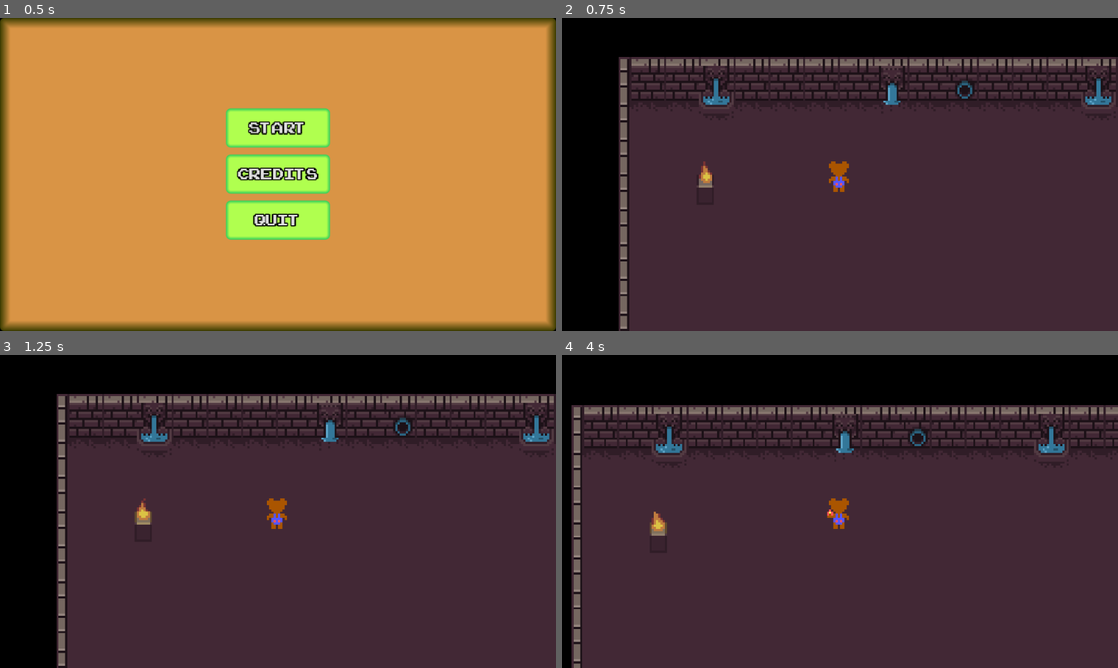
Above: before the commit, frames 1-4 (two rows, left to right).
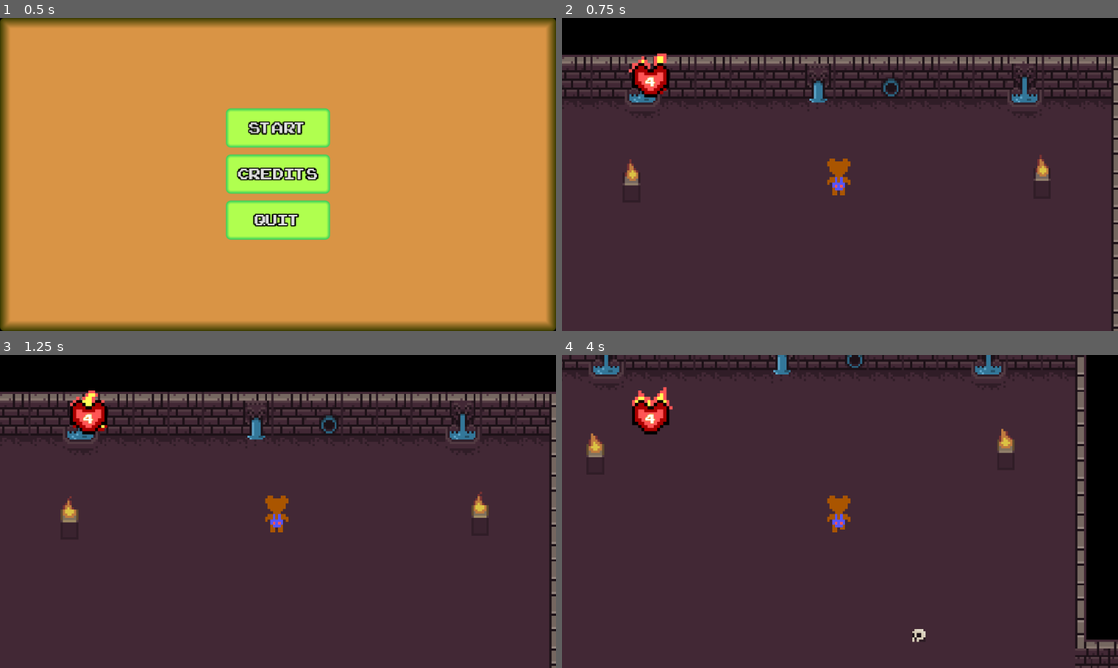
Above: after the commit, the same moments.

Repository: blauhschwert/GrizzylPaw
Game: Godot game, scene res://scenes/Main.tscn
Two runs of this game, one before a commit and one after it. Both use one fixed random seed, a clock stepped at 60 frames per second and the inputs below.
Inputs:
- Up to frame 1 (0.5 s): no input
- Up to frame 2 (0.75 s): click "Start" at 0.5 s
- Up to frame 3 (1.25 s): no input
- Up to frame 4 (4 s): hold Right (move_right) 1.28-2.03 s; tap Space (attack) every 0.75 s from 1.35 to 3.6 s; hold Down (move_down) 2.03-2.78 s; hold Right (move_right) 2.78-3.53 s; hold Up (move_up) from 3.53 s (still down)

Frame 1 is identical in both runs. In frame 2, 19% of the frame differs, in the area x 0-100%, y 11-100%; in frame 3, 19%; in frame 4, 30%, in the area x 0-100%, y 0-100%.

Commit message:
better updates for comming days

Diff:
--- a/project.godot
+++ b/project.godot
@@ -22,6 +22,10 @@
 window/size/window_width_override=960
 window/size/window_height_override=540
 window/stretch/mode="canvas_items"
+
+[global_group]
+
+player=""
 
 [input]
 
@@ -62,6 +66,7 @@
 2d_physics/layer_3="Obstacles"
 2d_physics/layer_4="Walls"
 2d_physics/layer_5="PickUps"
+2d_physics/layer_6="Interactables"
 
 [physics]
 
--- a/scenes/Game.tscn
+++ b/scenes/Game.tscn
@@ -1,7 +1,15 @@
 [gd_scene format=3 uid="uid://ciqkx5smrmefs"]
 
+[ext_resource type="Script" uid="uid://8otir2sh8cx1" path="res://scenes/game.gd" id="1_cpr0p"]
 [ext_resource type="PackedScene" uid="uid://cuaaejtq82dm" path="res://scenes/levels/world00.tscn" id="1_ibkli"]
+[ext_resource type="PackedScene" uid="uid://cc057icedsgcn" path="res://scenes/hud/hud.tscn" id="2_qbsmt"]
 
 [node name="Game" type="Node2D" unique_id=1424945217]
+script = ExtResource("1_cpr0p")
 
 [node name="World00" parent="." unique_id=2009047631 instance=ExtResource("1_ibkli")]
+
+[node name="CanvasLayer" type="CanvasLayer" parent="." unique_id=1536567012]
+
+[node name="LiveContainer" parent="CanvasLayer" unique_id=1290572932 instance=ExtResource("2_qbsmt")]
+scale = Vector2(1.2, 1.2)
--- a/scenes/enemys/enemy_base.gd
+++ b/scenes/enemys/enemy.gd
@@ -3,17 +3,25 @@
 
 @export var enemy_texture : Array[PackedScene]
 @export var player_reference : Player
+@export var xp_drop : PackedScene
+
+const FRICTION = 300
 
 var speed = randf_range(15, 25)
 var is_moving : bool = false
+var is_knocked : bool = false
 
-@onready var player = get_node("/root/Game/World00/Player")
+@onready var player
 @onready var live_bar: LiveBar = $LiveBar
 
 # Called when the node enters the scene tree for the first time.
 func _ready() -> void:
 	var enemy_sprite = enemy_texture.pick_random().instantiate()
 	add_child(enemy_sprite)
+
+	player = get_tree().get_first_node_in_group("player")
+
+	live_bar.hide()
 
 
 # Called every frame. 'delta' is the elapsed time since the previous frame.
@@ -22,14 +30,32 @@
 		var direction = global_position.direction_to(player.global_position)
 		velocity = direction * speed
 		move_and_slide()
+	elif is_knocked == true:
+		velocity = velocity.move_toward(Vector2.ZERO, FRICTION * delta)
+		move_and_slide()
+		await get_tree().create_timer(0.3).timeout
+		is_moving = true
 
 func take_damage(amount) -> void:
 	live_bar.reduce_health.emit(amount)
+	velocity = Vector2.ONE * 65 * amount / 3
+	is_moving = false
+	is_knocked = true
 
 func _on_live_bar_health_depleted() -> void:
+	var xp_gem_drop = xp_drop.instantiate()
+	xp_gem_drop.global_position = global_position
+	get_node("/root").add_child(xp_gem_drop)
 	queue_free()
 
 
 func _on_vision_range_body_entered(body: Node2D) -> void:
 	if body is Player:
+		live_bar.show()
 		is_moving = true
+
+
+func _on_vision_range_body_exited(body: Node2D) -> void:
+	if body is Player:
+		live_bar.hide()
+		is_moving = false
--- /dev/null
+++ b/scenes/enemys/enemy.tscn
@@ -0,0 +1,39 @@
+[gd_scene format=3 uid="uid://ck7rhl47b4g6f"]
+
+[ext_resource type="Script" uid="uid://dcra6y18ynixn" path="res://scenes/enemys/enemy.gd" id="1_gqrf6"]
+[ext_resource type="PackedScene" uid="uid://b3r1lu2l43wp7" path="res://scenes/enemys/resource/enemy_textures/base_enemy.tscn" id="2_qqrh6"]
+[ext_resource type="PackedScene" uid="uid://cntuap536j27" path="res://scenes/enemys/resource/enemy_textures/soldier_enemy.tscn" id="3_ovbqi"]
+[ext_resource type="PackedScene" uid="uid://do5kvgu0577oq" path="res://scenes/enemys/resource/enemy_textures/extrem_enemy.tscn" id="4_1nfk7"]
+[ext_resource type="PackedScene" uid="uid://ce7ck3af14qqd" path="res://scenes/gems/gems.tscn" id="5_qqrh6"]
+[ext_resource type="PackedScene" uid="uid://dlxgtjvvlvjw7" path="res://scenes/enemys/live_bar/live_bar.tscn" id="5_yg0om"]
+
+[sub_resource type="CapsuleShape2D" id="CapsuleShape2D_j5cx7"]
+height = 20.0
+
+[sub_resource type="CircleShape2D" id="CircleShape2D_k6btd"]
+radius = 64.0
+
+[node name="EnemyBase" type="CharacterBody2D" unique_id=162551966]
+collision_layer = 2
+motion_mode = 1
+script = ExtResource("1_gqrf6")
+enemy_texture = Array[PackedScene]([ExtResource("2_qqrh6"), ExtResource("3_ovbqi"), ExtResource("4_1nfk7")])
+xp_drop = ExtResource("5_qqrh6")
+
+[node name="CollisionShape2D" type="CollisionShape2D" parent="." unique_id=1425569753]
+shape = SubResource("CapsuleShape2D_j5cx7")
+
+[node name="LiveBar" parent="." unique_id=556861014 instance=ExtResource("5_yg0om")]
+offset_left = 0.0
+offset_top = -16.0
+offset_right = 0.0
+offset_bottom = -16.0
+
+[node name="VisionRange" type="Area2D" parent="." unique_id=616202389]
+
+[node name="CollisionShape2D" type="CollisionShape2D" parent="VisionRange" unique_id=79700139]
+shape = SubResource("CircleShape2D_k6btd")
+
+[connection signal="health_depleted" from="LiveBar" to="." method="_on_live_bar_health_depleted"]
+[connection signal="body_entered" from="VisionRange" to="." method="_on_vision_range_body_entered"]
+[connection signal="body_exited" from="VisionRange" to="." method="_on_vision_range_body_exited"]
--- a/scenes/enemys/enemy_base.tscn
+++ /dev/null
@@ -1,36 +0,0 @@
-[gd_scene format=3 uid="uid://ck7rhl47b4g6f"]
-
-[ext_resource type="Script" uid="uid://dcra6y18ynixn" path="res://scenes/enemys/enemy_base.gd" id="1_1c1br"]
-[ext_resource type="PackedScene" uid="uid://b3r1lu2l43wp7" path="res://scenes/enemys/resource/base_enemy.tscn" id="2_j5cx7"]
-[ext_resource type="PackedScene" uid="uid://cntuap536j27" path="res://scenes/enemys/resource/soldier_enemy.tscn" id="3_k6btd"]
-[ext_resource type="PackedScene" uid="uid://do5kvgu0577oq" path="res://scenes/enemys/resource/extrem_enemy.tscn" id="4_tybg1"]
-[ext_resource type="PackedScene" uid="uid://dlxgtjvvlvjw7" path="res://scenes/enemys/live_bar/live_bar.tscn" id="5_k6btd"]
-
-[sub_resource type="CapsuleShape2D" id="CapsuleShape2D_j5cx7"]
-radius = 8.0
-height = 16.0
-
-[sub_resource type="CircleShape2D" id="CircleShape2D_k6btd"]
-radius = 64.0
-
-[node name="EnemyBase" type="CharacterBody2D" unique_id=162551966]
-collision_layer = 2
-script = ExtResource("1_1c1br")
-enemy_texture = Array[PackedScene]([ExtResource("2_j5cx7"), ExtResource("3_k6btd"), ExtResource("4_tybg1")])
-
-[node name="CollisionShape2D" type="CollisionShape2D" parent="." unique_id=1425569753]
-shape = SubResource("CapsuleShape2D_j5cx7")
-
-[node name="LiveBar" parent="." unique_id=556861014 instance=ExtResource("5_k6btd")]
-offset_left = 0.0
-offset_top = -16.0
-offset_right = 0.0
-offset_bottom = -16.0
-
-[node name="VisionRange" type="Area2D" parent="." unique_id=616202389]
-
-[node name="CollisionShape2D" type="CollisionShape2D" parent="VisionRange" unique_id=79700139]
-shape = SubResource("CircleShape2D_k6btd")
-
-[connection signal="health_depleted" from="LiveBar" to="." method="_on_live_bar_health_depleted"]
-[connection signal="body_entered" from="VisionRange" to="." method="_on_vision_range_body_entered"]
--- a/scenes/enemys/live_bar/live_bar.tscn
+++ b/scenes/enemys/live_bar/live_bar.tscn
@@ -30,9 +30,9 @@
 
 [node name="ProgressBar" type="ProgressBar" parent="." unique_id=936403186]
 layout_mode = 1
-offset_left = -14.0
+offset_left = -12.0
 offset_top = -4.0
-offset_right = 13.0
+offset_right = 11.0
 offset_bottom = 4.0
 theme_override_styles/background = SubResource("StyleBoxFlat_e4f6a")
 theme_override_styles/fill = SubResource("StyleBoxFlat_il0xy")
--- /dev/null
+++ b/scenes/game.gd
@@ -0,0 +1,11 @@
+extends Node2D
+
+
+# Called when the node enters the scene tree for the first time.
+func _ready() -> void:
+	pass
+
+
+# Called every frame. 'delta' is the elapsed time since the previous frame.
+func _process(delta: float) -> void:
+	pass
--- /dev/null
+++ b/scenes/gems/gem_scenes/base.tscn
@@ -0,0 +1,6 @@
+[gd_scene format=3 uid="uid://cte4peaibssmt"]
+
+[ext_resource type="Texture2D" uid="uid://bj6ml23wtpjgg" path="res://assets/gems/gem_red.png" id="1_0x6ga"]
+
+[node name="Base" type="Sprite2D" unique_id=2142138777]
+texture = ExtResource("1_0x6ga")
--- /dev/null
+++ b/scenes/gems/gem_scenes/extrem.tscn
@@ -0,0 +1,6 @@
+[gd_scene format=3 uid="uid://b3d8mdx36f5rc"]
+
+[ext_resource type="Texture2D" uid="uid://dpv6ctadrkpdy" path="res://assets/gems/gem_yellow.png" id="1_cki3n"]
+
+[node name="extrem" type="Sprite2D" unique_id=2142138777]
+texture = ExtResource("1_cki3n")
--- /dev/null
+++ b/scenes/gems/gem_scenes/super.tscn
@@ -0,0 +1,6 @@
+[gd_scene format=3 uid="uid://cnkffwa4h2lm8"]
+
+[ext_resource type="Texture2D" uid="uid://tiiopemor335" path="res://assets/gems/gem_green.png" id="1_kgxur"]
+
+[node name="super" type="Sprite2D" unique_id=2142138777]
+texture = ExtResource("1_kgxur")
--- /dev/null
+++ b/scenes/gems/gems.gd
@@ -0,0 +1,37 @@
+class_name XP_Gem
+extends Node2D
+
+enum XP_Gem_Status {NONE, BASE, SUPER, EXTREME}
+
+@export var xp_gems : Array[PackedScene]
+
+var xp_gem : XP_Gem_Status = XP_Gem_Status.NONE
+var xp_gem_texture = null
+
+
+# Called when the node enters the scene tree for the first time.
+func _ready() -> void:
+	set_xp_gem(XP_Gem_Status.BASE)
+	set_xp_texture()
+	add_child(xp_gem_texture)
+
+
+# Called every frame. 'delta' is the elapsed time since the previous frame.
+func _process(delta: float) -> void:
+	pass
+
+func set_xp_gem(p_xp_gem : XP_Gem_Status) -> void:
+	xp_gem = p_xp_gem
+
+func set_xp_texture() -> void:
+	match xp_gem:
+		XP_Gem_Status.NONE:
+			xp_gem_texture = null
+		XP_Gem_Status.BASE:
+			xp_gem_texture = xp_gems[0].instantiate()
+		XP_Gem_Status.SUPER:
+			xp_gem_texture = xp_gems[1].instantiate()
+		XP_Gem_Status.EXTREME:
+			xp_gem_texture = xp_gems[2].instantiate()
+		_:
+			xp_gem_texture = null
--- /dev/null
+++ b/scenes/gems/gems.tscn
@@ -0,0 +1,19 @@
+[gd_scene format=3 uid="uid://ce7ck3af14qqd"]
+
+[ext_resource type="Script" uid="uid://c6ouu7w2viwlp" path="res://scenes/gems/gems.gd" id="1_1snv3"]
+[ext_resource type="PackedScene" uid="uid://cte4peaibssmt" path="res://scenes/gems/gem_scenes/base.tscn" id="2_wrgvf"]
+[ext_resource type="PackedScene" uid="uid://cnkffwa4h2lm8" path="res://scenes/gems/gem_scenes/super.tscn" id="3_dby56"]
+[ext_resource type="PackedScene" uid="uid://b3d8mdx36f5rc" path="res://scenes/gems/gem_scenes/extrem.tscn" id="4_0p5e2"]
+
+[sub_resource type="CircleShape2D" id="CircleShape2D_1snv3"]
+radius = 64.0
+
+[node name="Gems" type="Node2D" unique_id=675979662]
+z_index = 3
+script = ExtResource("1_1snv3")
+xp_gems = Array[PackedScene]([ExtResource("2_wrgvf"), ExtResource("3_dby56"), ExtResource("4_0p5e2")])
+
+[node name="Area2D" type="Area2D" parent="." unique_id=1520075461]
+
+[node name="CollisionShape2D" type="CollisionShape2D" parent="Area2D" unique_id=1109451779]
+shape = SubResource("CircleShape2D_1snv3")
--- a/scenes/hud/hud.tscn
+++ b/scenes/hud/hud.tscn
@@ -34,10 +34,9 @@
 }]
 
 [node name="LiveContainer" type="Node2D" unique_id=1290572932]
-scale = Vector2(1.5, 1.5)
 
 [node name="Visual" type="Node2D" parent="." unique_id=1931886335]
-position = Vector2(55, 35)
+position = Vector2(85, 55)
 
 [node name="Sprite2D" type="Sprite2D" parent="Visual" unique_id=1105027467]
 z_index = 1
--- a/scenes/levels/world00.tscn
+++ b/scenes/levels/world00.tscn
@@ -2,9 +2,10 @@
 
 [ext_resource type="Texture2D" uid="uid://xkcgwtrlmms8" path="res://assets/0x72_16x16DungeonTileset.v5.png" id="1_m6w5b"]
 [ext_resource type="Script" uid="uid://cvn3gij2ohiuw" path="res://scenes/levels/world_00.gd" id="1_nrysh"]
-[ext_resource type="PackedScene" uid="uid://ck7rhl47b4g6f" path="res://scenes/enemys/enemy_base.tscn" id="2_5wifl"]
+[ext_resource type="PackedScene" uid="uid://ck7rhl47b4g6f" path="res://scenes/enemys/enemy.tscn" id="2_5wifl"]
 [ext_resource type="PackedScene" uid="uid://cb5bwacna2xwa" path="res://scenes/obstacless/ligth.tscn" id="2_hk53t"]
 [ext_resource type="PackedScene" uid="uid://0uuu0pfoikqu" path="res://scenes/player/player.tscn" id="3_nrysh"]
+[ext_resource type="PackedScene" uid="uid://bal1u4o7oambv" path="res://scenes/sign/sign.tscn" id="6_k32c0"]
 
 [sub_resource type="TileSetAtlasSource" id="TileSetAtlasSource_7k8c1"]
 texture = ExtResource("1_m6w5b")
@@ -658,8 +659,9 @@
 
 [node name="Player" parent="." unique_id=188261298 instance=ExtResource("3_nrysh")]
 z_index = 3
-position = Vector2(113, 66)
-collision_mask = 14
+position = Vector2(147, 67)
+scale = Vector2(1.2, 1.2)
+collision_mask = 46
 
 [node name="Base" type="TileMapLayer" parent="." unique_id=976325289]
 texture_filter = 1
@@ -722,7 +724,7 @@
 [node name="Etc" type="Node2D" parent="." unique_id=1583497454]
 
 [node name="Ligth" parent="Etc" unique_id=1313383341 instance=ExtResource("2_hk53t")]
-position = Vector2(78, 220)
+position = Vector2(240, 64)
 
 [node name="Ligth2" parent="Etc" unique_id=41323453 instance=ExtResource("2_hk53t")]
 position = Vector2(51, 66)
@@ -734,9 +736,12 @@
 position = Vector2(429, 236)
 
 [node name="SpawnPosition" type="Marker2D" parent="." unique_id=769123119]
-position = Vector2(128, 192)
+position = Vector2(147, 200)
 
 [node name="SpawnPosition2" type="Marker2D" parent="." unique_id=5562214]
 position = Vector2(512, 74)
 
+[node name="Sign" parent="." unique_id=396458668 instance=ExtResource("6_k32c0")]
+position = Vector2(64, 192)
+
 [connection signal="body_entered" from="NextLevel" to="." method="_on_next_level_body_entered"]
--- a/scenes/levels/world01.tscn
+++ b/scenes/levels/world01.tscn
@@ -2,6 +2,7 @@
 
 [ext_resource type="Texture2D" uid="uid://xkcgwtrlmms8" path="res://assets/0x72_16x16DungeonTileset.v5.png" id="1_mb0c2"]
 [ext_resource type="Script" uid="uid://crba43wtlol5c" path="res://scenes/levels/world_01.gd" id="1_n48m4"]
+[ext_resource type="PackedScene" uid="uid://ck7rhl47b4g6f" path="res://scenes/enemys/enemy.tscn" id="2_d6xhc"]
 [ext_resource type="PackedScene" uid="uid://0uuu0pfoikqu" path="res://scenes/player/player.tscn" id="2_evug4"]
 [ext_resource type="PackedScene" uid="uid://cb5bwacna2xwa" path="res://scenes/obstacless/ligth.tscn" id="3_ecqqk"]
 
@@ -656,8 +657,10 @@
 radius = 8.0
 height = 35.0
 
-[node name="World01" type="Node2D" unique_id=2009047631]
+[node name="World01" type="Node2D" unique_id=2009047631 node_paths=PackedStringArray("spawn_pos")]
 script = ExtResource("1_n48m4")
+enemy = ExtResource("2_d6xhc")
+spawn_pos = [NodePath("SpawnPosition"), NodePath("SpawnPosition2")]
 
 [node name="Player" parent="." unique_id=188261298 instance=ExtResource("2_evug4")]
 z_index = 3
@@ -757,4 +760,10 @@
 z_index = 1
 polygon = PackedVector2Array(0, 19, 400, 19, 400, 83, 613, 83, 613, -221, 608, -221, 609, 64, 420, 64, 420, 0, 0, 0)
 
+[node name="SpawnPosition" type="Marker2D" parent="." unique_id=1953697428]
+position = Vector2(128, 192)
+
+[node name="SpawnPosition2" type="Marker2D" parent="." unique_id=1424923385]
+position = Vector2(472, 65)
+
 [connection signal="body_entered" from="Exit" to="." method="_on_exit_body_entered"]
--- a/scenes/levels/world_01.gd
+++ b/scenes/levels/world_01.gd
@@ -1,9 +1,19 @@
 extends Node2D
 
+@export var enemy : PackedScene
+@export var spawn_pos : Array[Marker2D]
+
+var spawn_addjustment : Array[Vector2] = [
+	Vector2(20,-30),
+	Vector2(20,-30),
+	Vector2(0,30)
+]
 
 # Called when the node enters the scene tree for the first time.
 func _ready() -> void:
-	pass # Replace with function body.
+	var test_enemy = enemy.instantiate()
+	test_enemy.global_position = spawn_pos.pick_random().global_position + spawn_addjustment.pick_random()
+	add_child(test_enemy)
 
 
 # Called every frame. 'delta' is the elapsed time since the previous frame.
--- a/scenes/player/player.gd
+++ b/scenes/player/player.gd
@@ -20,6 +20,7 @@
 			move_state()
 
 		"AttackState":
+			input_vector = Input.get_vector("move_left","move_right","move_up","move_down")
 			bear_punch.show()
 
 func move_state() -> void:
--- a/scenes/player/player.tscn
+++ b/scenes/player/player.tscn
@@ -45,6 +45,18 @@
 "update": 0,
 "values": [Vector2(3, 2)]
 }
+tracks/3/type = "value"
+tracks/3/imported = false
+tracks/3/enabled = true
+tracks/3/path = NodePath("BearPunch:monitoring")
+tracks/3/interp = 1
+tracks/3/loop_wrap = true
+tracks/3/keys = {
+"times": PackedFloat32Array(0),
+"transitions": PackedFloat32Array(1),
+"update": 1,
+"values": [true]
+}
 
 [sub_resource type="Animation" id="Animation_0owmy"]
 resource_name = "attack_down"
@@ -68,10 +80,22 @@
 tracks/1/interp = 1
 tracks/1/loop_wrap = true
 tracks/1/keys = {
-"times": PackedFloat32Array(0, 0.6, 1.2333333),
+"times": PackedFloat32Array(0, 0.36666667, 1.2333333),
 "transitions": PackedFloat32Array(1, 1, 1),
 "update": 0,
 "values": [Vector2(3, 2), Vector2(3, 8), Vector2(4, 2)]
+}
+tracks/2/type = "value"
+tracks/2/imported = false
+tracks/2/enabled = true
+tracks/2/path = NodePath("BearPunch:monitoring")
+tracks/2/interp = 1
+tracks/2/loop_wrap = true
+tracks/2/keys = {
+"times": PackedFloat32Array(0, 0.53333336),
+"transitions": PackedFloat32Array(1, 1),
+"update": 1,
+"values": [true, false]
 }
 
 [sub_resource type="Animation" id="Animation_qek5x"]
@@ -107,15 +131,27 @@
 tracks/2/interp = 1
 tracks/2/loop_wrap = true
 tracks/2/keys = {
-"times": PackedFloat32Array(0, 0.46666667, 1),
+"times": PackedFloat32Array(0, 0.26666668, 1),
 "transitions": PackedFloat32Array(1, 1, 1),
 "update": 0,
 "values": [Vector2(-1, 2), Vector2(-8, 2), Vector2(-2, 2)]
 }
+tracks/3/type = "value"
+tracks/3/imported = false
+tracks/3/enabled = true
+tracks/3/path = NodePath("BearPunch:monitoring")
+tracks/3/interp = 1
+tracks/3/loop_wrap = true
+tracks/3/keys = {
+"times": PackedFloat32Array(0, 0.6333333),
+"transitions": PackedFloat32Array(1, 1),
+"update": 1,
+"values": [true, false]
+}
 
 [sub_resource type="Animation" id="Animation_5gtgg"]
 resource_name = "attack_right"
-length = 0.7
+length = 0.9
 tracks/0/type = "value"
 tracks/0/imported = false
 tracks/0/enabled = true
@@ -147,11 +183,23 @@
 tracks/2/interp = 1
 tracks/2/loop_wrap = true
 tracks/2/keys = {
-"times": PackedFloat32Array(0, 0.43333337, 0.7),
+"times": PackedFloat32Array(0, 0.26666668, 0.7),
 "transitions": PackedFloat32Array(1, 1, 1),
 "update": 0,
 "values": [Vector2(1, 2), Vector2(6, 2), Vector2(1, 2)]
 }
+tracks/3/type = "value"
+tracks/3/imported = false
+tracks/3/enabled = true
+tracks/3/path = NodePath("BearPunch:monitoring")
+tracks/3/interp = 1
+tracks/3/loop_wrap = true
+tracks/3/keys = {
+"times": PackedFloat32Array(0, 0.36666667),
+"transitions": PackedFloat32Array(1, 1),
+"update": 1,
+"values": [true, false]
+}
 
 [sub_resource type="Animation" id="Animation_h17s1"]
 resource_name = "attack_up"
@@ -174,10 +222,22 @@
 tracks/1/interp = 1
 tracks/1/loop_wrap = true
 tracks/1/keys = {
-"times": PackedFloat32Array(0, 0.43333334, 0.93333334),
+"times": PackedFloat32Array(0, 0.26666668, 0.93333334),
 "transitions": PackedFloat32Array(1, 1, 1),
 "update": 0,
 "values": [Vector2(4, 2), Vector2(5, -6), Vector2(5, 2)]
+}
+tracks/2/type = "value"
+tracks/2/imported = false
+tracks/2/enabled = true
+tracks/2/path = NodePath("BearPunch:monitoring")
+tracks/2/interp = 1
+tracks/2/loop_wrap = true
+tracks/2/keys = {
+"times": PackedFloat32Array(0, 0.40000004),
+"transitions": PackedFloat32Array(1, 1),
+"update": 1,
+"values": [true, false]
 }
 
 [sub_resource type="Animation" id="Animation_75vfm"]
@@ -499,16 +559,16 @@
 graph_offset = Vector2(-135.59111, 0)
 
 [sub_resource type="AnimationNodeBlendTree" id="AnimationNodeBlendTree_uf5tr"]
-graph_offset = Vector2(-296, 10)
+graph_offset = Vector2(-280.36365, -21.545456)
 nodes/output/position = Vector2(280, 120)
 nodes/StateMachine/node = SubResource("AnimationNodeStateMachine_kvlxm")
 nodes/StateMachine/position = Vector2(-100, 100)
 node_connections = [&"output", 0, &"StateMachine"]
 
 [sub_resource type="CircleShape2D" id="CircleShape2D_dovo2"]
-radius = 2.236068
-
-[node name="Player" type="CharacterBody2D" unique_id=188261298]
+radius = 3.0
+
+[node name="Player" type="CharacterBody2D" unique_id=188261298 groups=["player"]]
 collision_mask = 12
 motion_mode = 1
 script = ExtResource("1_dovo2")
--- /dev/null
+++ b/scenes/sign/sign.tscn
@@ -0,0 +1,127 @@
+[gd_scene format=3 uid="uid://bal1u4o7oambv"]
+
+[ext_resource type="Texture2D" uid="uid://xkcgwtrlmms8" path="res://assets/0x72_16x16DungeonTileset.v5.png" id="1_qkj4h"]
+
+[sub_resource type="RectangleShape2D" id="RectangleShape2D_qkj4h"]
+size = Vector2(16, 13)
+
+[node name="Sign" type="StaticBody2D" unique_id=396458668]
+collision_layer = 32
+
+[node name="Sprite2D" type="Sprite2D" parent="." unique_id=1217821997]
+texture = ExtResource("1_qkj4h")
+region_enabled = true
+region_rect = Rect2(118, 166, 4, 9)
+
+[node name="Polygon2D" type="Polygon2D" parent="." unique_id=1421847564]
+position = Vector2(0, 3)
+scale = Vector2(0.5, 0.5)
+color = Color(0.55, 0.36134997, 0.01099999, 1)
+polygon = PackedVector2Array(-16, -24, -16, -16, -16, -8, -4.7683716e-07, -8, 16, -8, 16, -16, 16, -24)
+
+[node name="Polygon2D2" type="Polygon2D" parent="." unique_id=87751292]
+position = Vector2(0, 3)
+scale = Vector2(0.5, 0.5)
+color = Color(0.81, 0.52933496, 0.008099993, 1)
+polygon = PackedVector2Array(-16, -24, -14, -16, -16, -8, 0, -10, 16, -8, 14, -16, 16, -24, 0, -22)
+
+[node name="Text" type="Node2D" parent="." unique_id=61142663]
+
+[node name="letter" type="Line2D" parent="Text" unique_id=2111916611]
+points = PackedVector2Array(-7, -8, -5, -8, -4, -8)
+width = 0.25
+default_color = Color(0.18, 0.18, 0.18, 1)
+
+[node name="letter12" type="Line2D" parent="Text" unique_id=201450529]
+position = Vector2(10, 3)
+points = PackedVector2Array(-7, -8, -6, -8, -5, -8, -4, -8)
+width = 0.25
+default_color = Color(0.18, 0.18, 0.18, 1)
+
+[node name="letter2" type="Line2D" parent="Text" unique_id=1535895046]
+position = Vector2(0, 1)
+points = PackedVector2Array(-7, -8, -5, -8, -5, -8, -1, -8)
+width = 0.25
+default_color = Color(0.18, 0.18, 0.18, 1)
+
+[node name="letter9" type="Line2D" parent="Text" unique_id=959229629]
+position = Vector2(0, 4)
+points = PackedVector2Array(-7, -8, -5, -8, -5, -8, -1, -8)
+width = 0.25
+default_color = Color(0.18, 0.18, 0.18, 1)
+
+[node name="letter13" type="Line2D" parent="Text" unique_id=1032004449]
+position = Vector2(0, 5)
+points = PackedVector2Array(-7, -8, -5, -8, -5, -8, 6, -8)
+width = 0.25
+default_color = Color(0.18, 0.18, 0.18, 1)
+
+[node name="letter5" type="Line2D" parent="Text" unique_id=1404962784]
+position = Vector2(0, 2)
+points = PackedVector2Array(-7, -8, -5, -8, -5, -8, 3, -8)
+width = 0.25
+default_color = Color(0.18, 0.18, 0.18, 1)
+
+[node name="letter6" type="Line2D" parent="Text" unique_id=986674307]
+position = Vector2(0, 3)
+points = PackedVector2Array(-7, -8, -5, -8, -5, -8, -1, -8)
+width = 0.25
+default_color = Color(0.18, 0.18, 0.18, 1)
+
+[node name="letter3" type="Line2D" parent="Text" unique_id=1900492556]
+position = Vector2(7, 1)
+points = PackedVector2Array(-7, -8, -6, -8, -5, -8, -5, -8, -4, -8)
+width = 0.25
+default_color = Color(0.18, 0.18, 0.18, 1)
+
+[node name="letter10" type="Line2D" parent="Text" unique_id=117137199]
+position = Vector2(7, 4)
+points = PackedVector2Array(-7, -8, -6, -8, -5, -8, -5, -8, -4, -8)
+width = 0.25
+default_color = Color(0.18, 0.18, 0.18, 1)
+
+[node name="letter4" type="Line2D" parent="Text" unique_id=1789939907]
+position = Vector2(11, 1)
+points = PackedVector2Array(-7, -8, -6, -8, -5.4448314, -8, -5, -8, -5, -8, -5, -8)
+width = 0.25
+default_color = Color(0.18, 0.18, 0.18, 1)
+
+[node name="letter7" type="Line2D" parent="Text" unique_id=898154724]
+position = Vector2(11, 2)
+points = PackedVector2Array(-7, -8, -6, -8, -5.4448314, -8, -5, -8, -5, -8, -5, -8)
+width = 0.25
+default_color = Color(0.18, 0.18, 0.18, 1)
+
+[node name="letter8" type="Line2D" parent="Text" unique_id=1518422686]
+position = Vector2(7, 3)
+points = PackedVector2Array(-7, -8, -6, -8, -5.4448314, -8, -5, -8, -5, -8, -5, -8)
+width = 0.25
+default_color = Color(0.18, 0.18, 0.18, 1)
+
+[node name="letter11" type="Line2D" parent="Text" unique_id=872670827]
+position = Vector2(11, 4)
+points = PackedVector2Array(-7, -8, -6, -8, -5.4448314, -8, -5, -8, -5, -8, -5, -8)
+width = 0.25
+default_color = Color(0.18, 0.18, 0.18, 1)
+
+[node name="letter14" type="Line2D" parent="Text" unique_id=1559583817]
+position = Vector2(0, 4)
+points = PackedVector2Array(-7, -8, -5, -8, -5, -8, -1, -8)
+width = 0.25
+default_color = Color(0.18, 0.18, 0.18, 1)
+
+[node name="letter15" type="Line2D" parent="Text" unique_id=996010825]
+position = Vector2(7, 4)
+points = PackedVector2Array(-7, -8, -6, -8, -5, -8, -5, -8, -4, -8)
+width = 0.25
+default_color = Color(0.18, 0.18, 0.18, 1)
+
+[node name="letter16" type="Line2D" parent="Text" unique_id=1315171311]
+position = Vector2(11, 4)
+points = PackedVector2Array(-7, -8, -6, -8, -5.4448314, -8, -5, -8, -5, -8, -5, -8)
+width = 0.25
+default_color = Color(0.18, 0.18, 0.18, 1)
+
+[node name="CollisionShape2D" type="CollisionShape2D" parent="." unique_id=1850263380]
+position = Vector2(0, -2.5)
+shape = SubResource("RectangleShape2D_qkj4h")
Binary file added: assets/gems/._F3.png
Binary file added: assets/gems/._F3.png.import
Binary file added: assets/gems/._gem_green.png
Binary file added: assets/gems/._gem_green.png.import
Binary file added: assets/gems/._gem_red.png
Binary file added: assets/gems/._gem_red.png.import
Binary file added: assets/gems/._gem_yellow.png
Binary file added: assets/gems/._gem_yellow.png.import
Binary file added: assets/gems/F3.png
Not shown, added: assets/gems/F3.png.import
Binary file added: assets/gems/gem_green.png
Not shown, added: assets/gems/gem_green.png.import
(and 10 more such lines)
